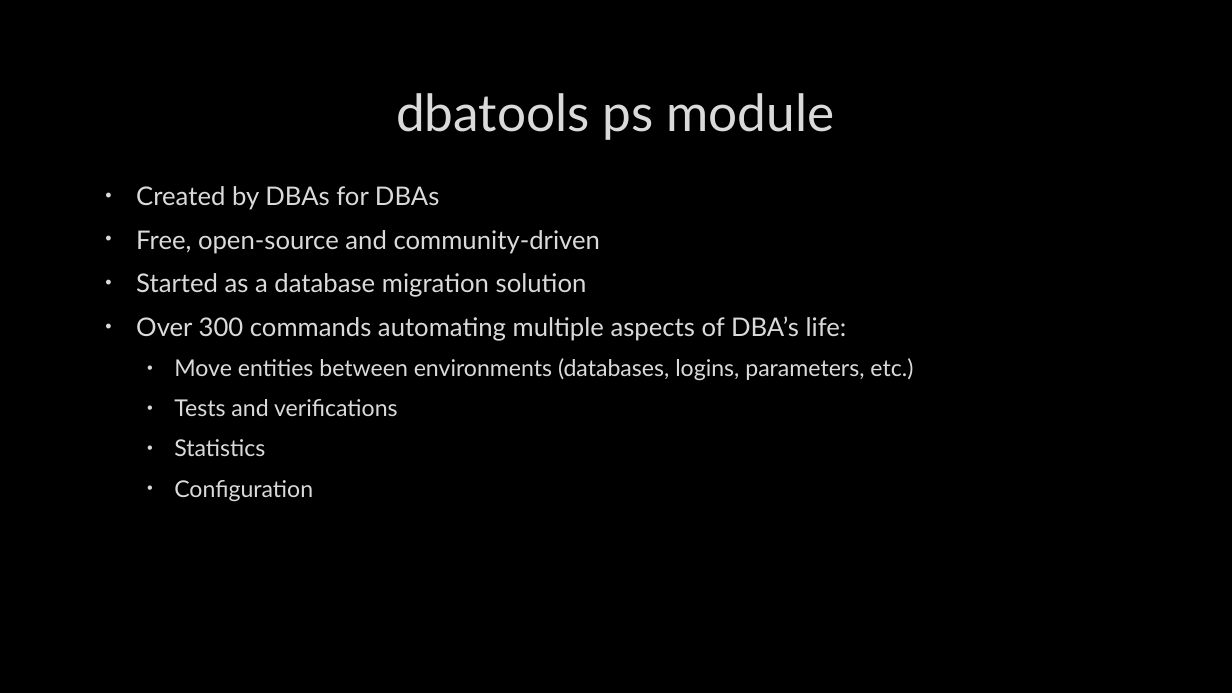
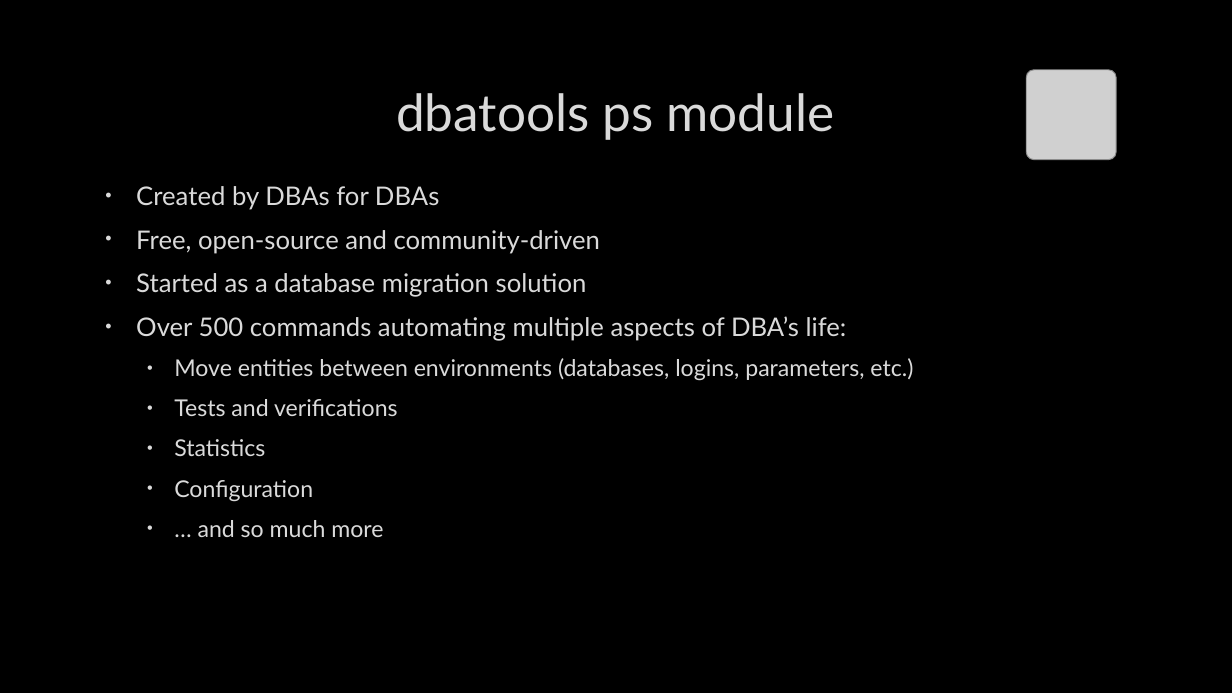
Before and after one commit to dataplat/community-presentations, a slide deck: slide 15 of kirill-kravtsov/The wonders of modern SQL administration/The wonders of modern SQL administration.pptx (slide 14 before the commit). Drawn at 1232x693 pixels with LibreOffice and Linux fonts; fonts in the diff are those of the drawing; grey boxes stand for pictures; background and template pictures are left out. Boxes give left, top, right and bottom in pixels: in the first picture for what was removed or moved away, otherwise in the second. Text is boxed around its words. In the diff, an @@ line names an element or a change of style, - is before the commit and + after.

```diff
--- a/kirill-kravtsov/The wonders of modern SQL administration/The wonders of modern SQL administration.pptx
+++ b/kirill-kravtsov/The wonders of modern SQL administration/The wonders of modern SQL administration.pptx
@@ picture added at (x1=1027, y1=70, x2=1116, y2=160) @@
@@ text at (x1=136, y1=316, x2=847, y2=341): text changed @@
-• Over 300 commands automating multiple aspects of DBA’s life:
+• Over 500 commands automating multiple aspects of DBA’s life:
@@ text at (x1=198, y1=520, x2=383, y2=537): paragraph added @@
+  • … and so much more
```
Also in this commit, not shown: 11 other slides changed, 1 slide added, 1 other file.
